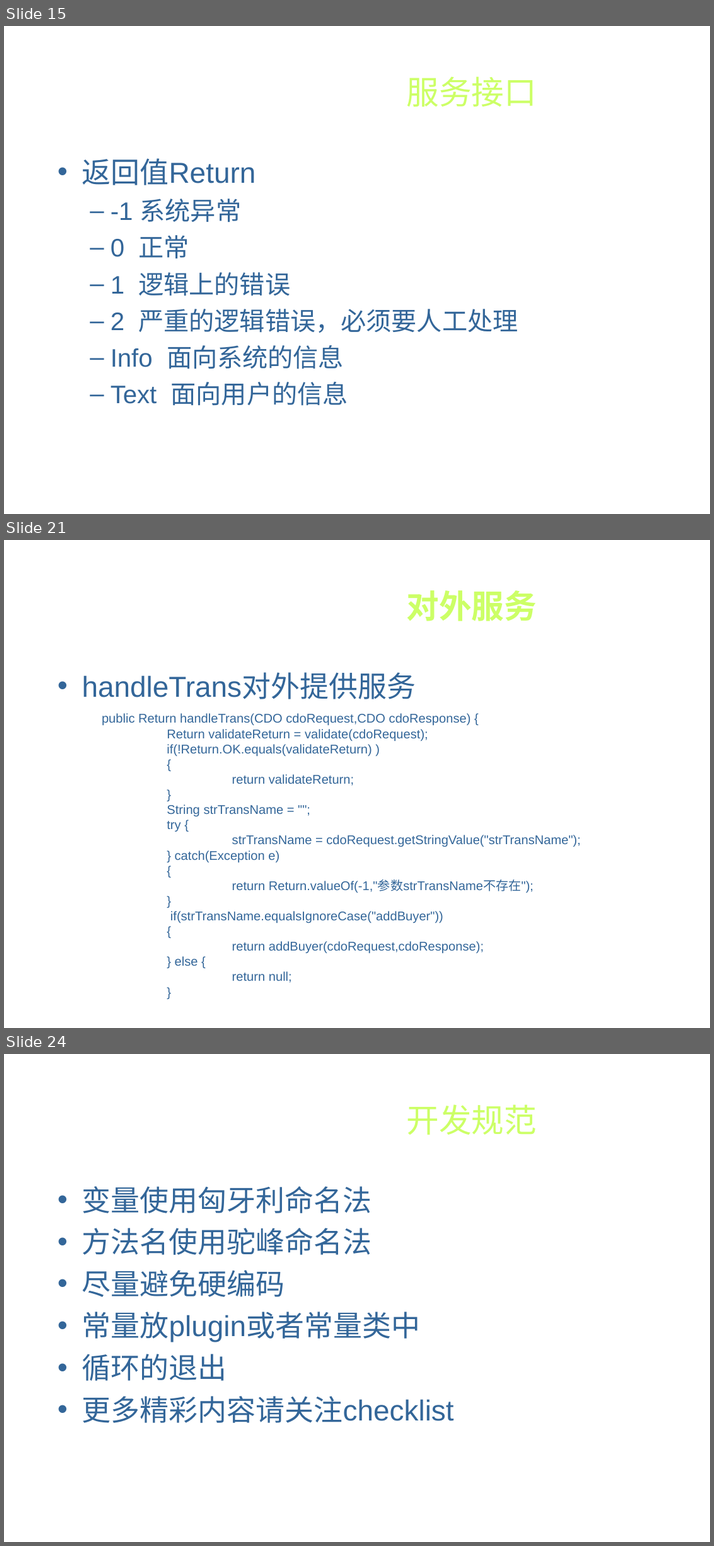
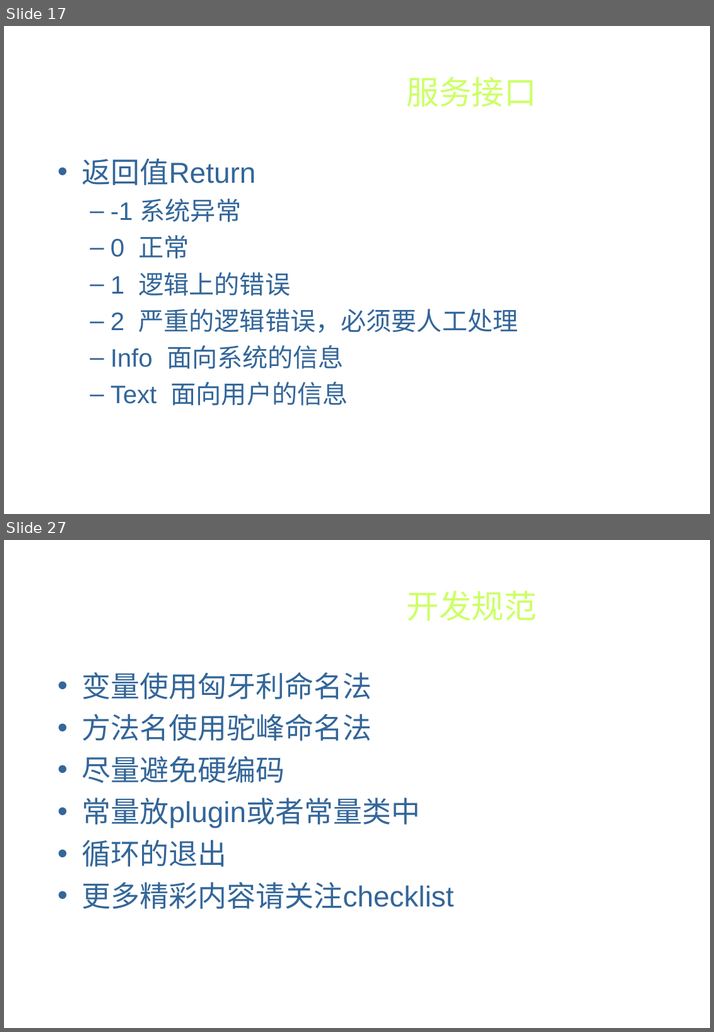
Before and after one commit to xiaowenzigege/CDO, a slide deck: CDODesign/Design/architecture/CDO服务插件开发.ppt. Shown one above the other, each under a label of ours: slides 15, 21 and 24 before the commit, slides 17 and 27 after it; the slides between them are not shown. The pictures are 714x1546 and 714x1032 pixels, drawn with LibreOffice and Linux fonts; fonts in the diff are those of the drawing; background and template pictures are left out. Boxes give left, top, right and bottom in pixels: in the first picture for what was removed or moved away, otherwise in the second. Text is boxed around its words. In the diff, an @@ line names an element or a change of style, - is before the commit and + after.

```diff
--- a/CDODesign/Design/architecture/CDO服务插件开发.ppt
+++ b/CDODesign/Design/architecture/CDO服务插件开发.ppt
@@ slide 21 removed at bbox=[4, 540, 710, 1028], background picture (left out) @@
@@ title removed at bbox=[406, 590, 536, 621] @@
-对外服务
@@ text removed at bbox=[82, 674, 416, 699] @@
-• handleTrans对外提供服务
@@ text removed at bbox=[102, 713, 580, 983] @@
-public Return handleTrans(CDO cdoRequest,CDO cdoResponse) {
-Return validateReturn = validate(cdoRequest);
-if(!Return.OK.equals(validateReturn) )
-{
-return validateReturn;
-}
-String strTransName = "";
-try {
-strTransName = cdoRequest.getStringValue("strTransName");
-} catch(Exception e)
-{
-return Return.valueOf(-1,"参数strTransName不存在");
-}
-if(strTransName.equalsIgnoreCase("addBuyer"))
-{
-return addBuyer(cdoRequest,cdoResponse);
-} else {
-return null;
-}
@@ what was slide 15 is now slide 17 @@
@@ what was slide 24 is now slide 27 @@
```
Also in this commit, not shown: 11 slides changed, 9 slides added, 5 other slides removed, 1 other file.
